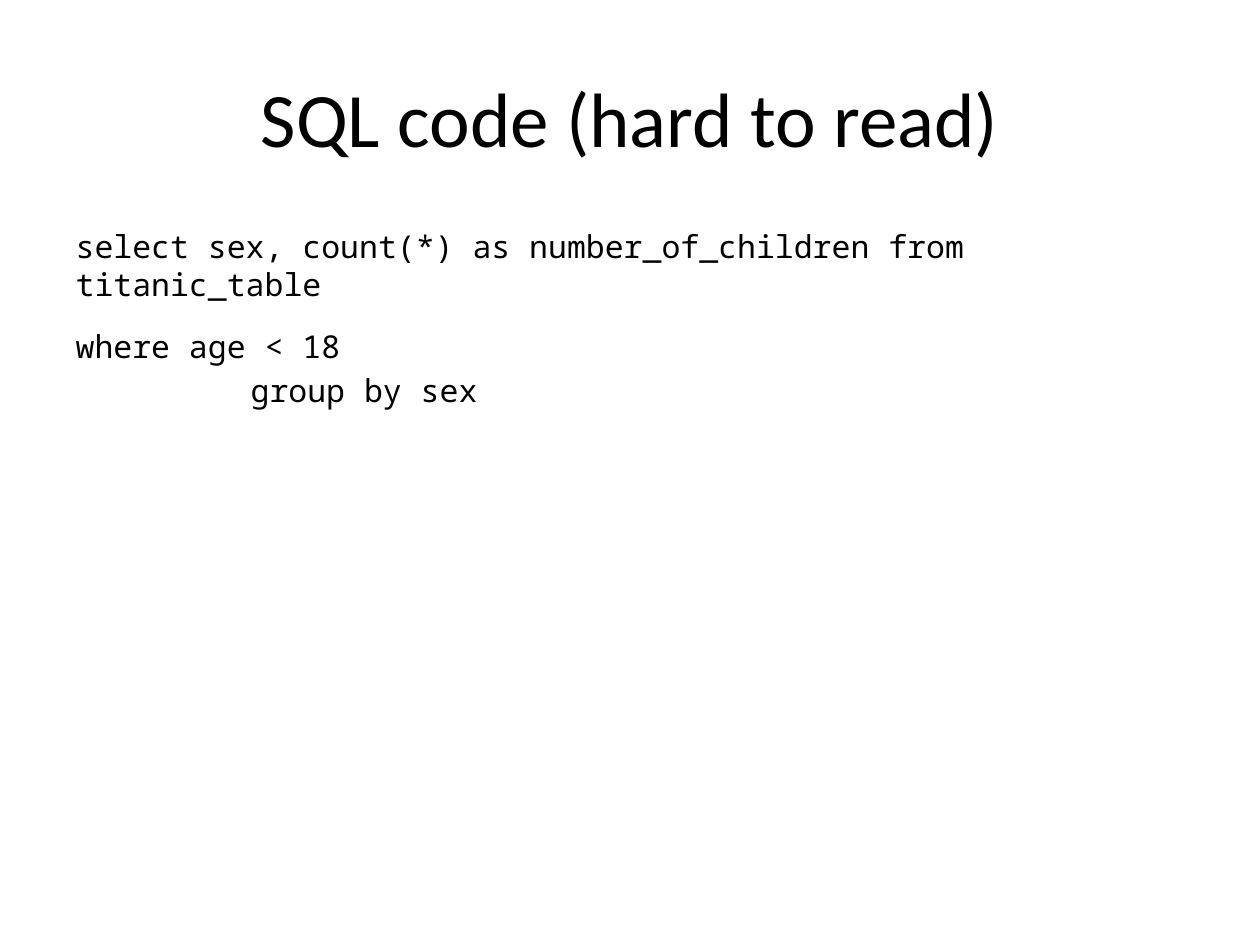
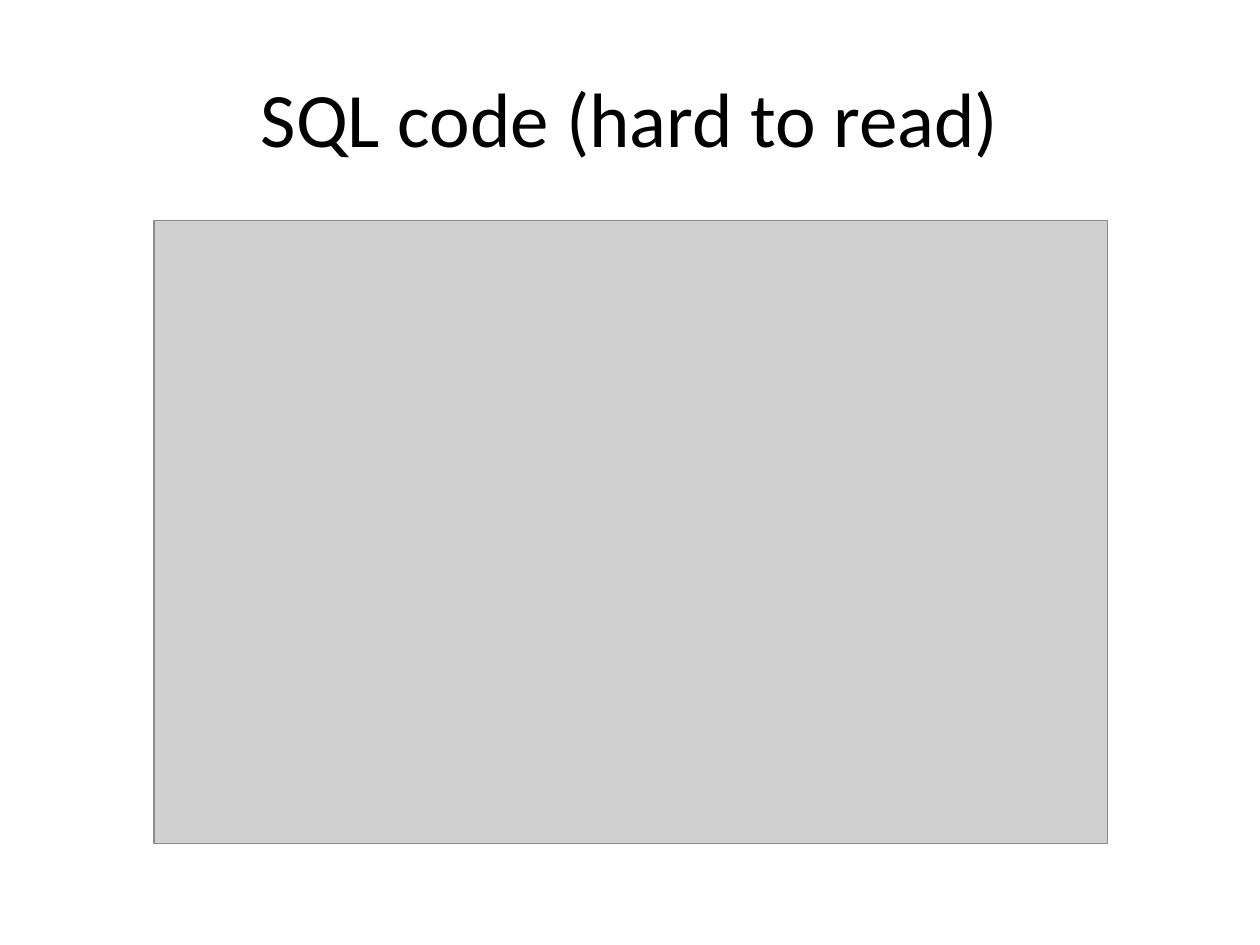
Before and after one commit to pmean/classes, a slide deck: slide 16 of software-engineering/results/programming-expectations.pptx. Drawn at 1260x945 pixels with LibreOffice and Linux fonts; fonts in the diff are those of the drawing; grey boxes stand for pictures. Boxes give left, top, right and bottom in pixels: in the first picture for what was removed or moved away, otherwise in the second. Text is boxed around its words. In the diff, an @@ line names an element or a change of style, - is before the commit and + after.

```diff
--- a/software-engineering/results/programming-expectations.pptx
+++ b/software-engineering/results/programming-expectations.pptx
@@ text removed at [76, 234, 964, 410] @@
-select sex, count(*) as number_of_children from titanic_table
-where age < 18
-group by sex
@@ picture added at [154, 220, 1108, 843] @@
```
Also in this commit, not shown: 13 other slides changed, 2 slides added, 1 slide removed, 25 other files.
